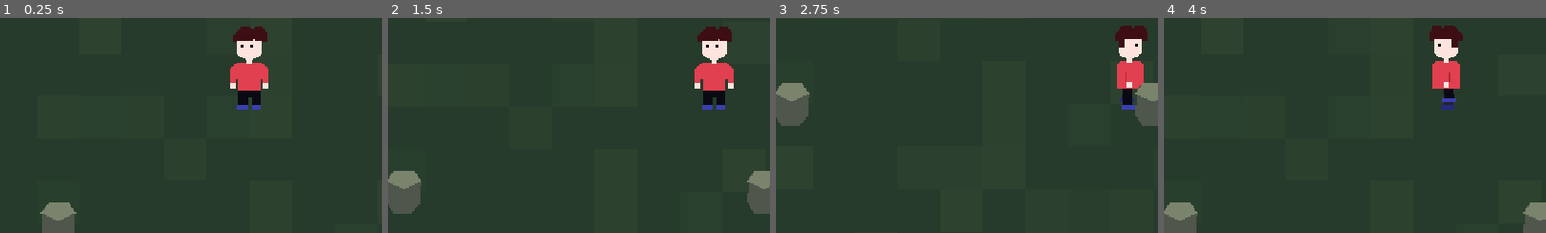
Above: before the commit, frames 1-4 (left to right).
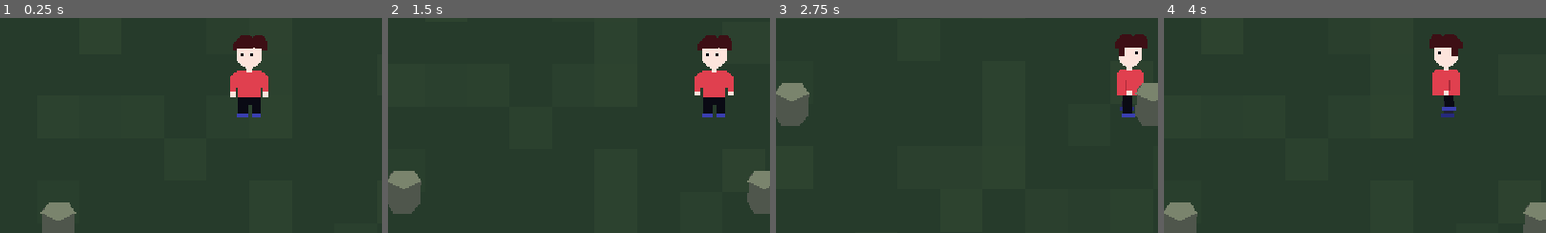
Above: after the commit, the same moments.

Repository: luxcih/farmstead
Game: Godot game, scene res://scenes/world/test_world.tscn
Same seed, same stepped clock (60 frames per second), same inputs: the game is played once before the commit and once after it.
Inputs:
- Up to frame 1 (0.25 s): no input
- Up to frame 2 (1.5 s): hold D (move_right) 0.53-1.28 s; hold S (move_down) from 1.28 s (still down)
- Up to frame 3 (2.75 s): release S (move_down) at 2.03 s; hold D (move_right) from 2.03 s (still down)
- Up to frame 4 (4 s): release D (move_right) at 2.78 s; hold W (move_up) 2.78-3.53 s; hold A (move_left) from 3.53 s (still down)
The pictures show only the part of the screen within x 17-67%, y 32-82%; the shares and areas given below are measured in that part.

The runs differ from the first frame. In frame 1, 2.0% of the frame differs, in the area x 60-71%, y 4-47%; in frame 2, 1.9%; in frame 3, 1.5%; in frame 4, 1.7%.

Commit message:
Align player sprite with ground anchor

Diff:
--- a/scenes/player/player.tscn
+++ b/scenes/player/player.tscn
@@ -20,7 +20,7 @@
 script = ExtResource("2_visual")
 
 [node name="AnimatedSprite2D" type="AnimatedSprite2D" parent="Visual"]
-position = Vector2(0, -40)
+position = Vector2(0, -34)
 texture_filter = 1
 sprite_frames = ExtResource("3_frames")
 
